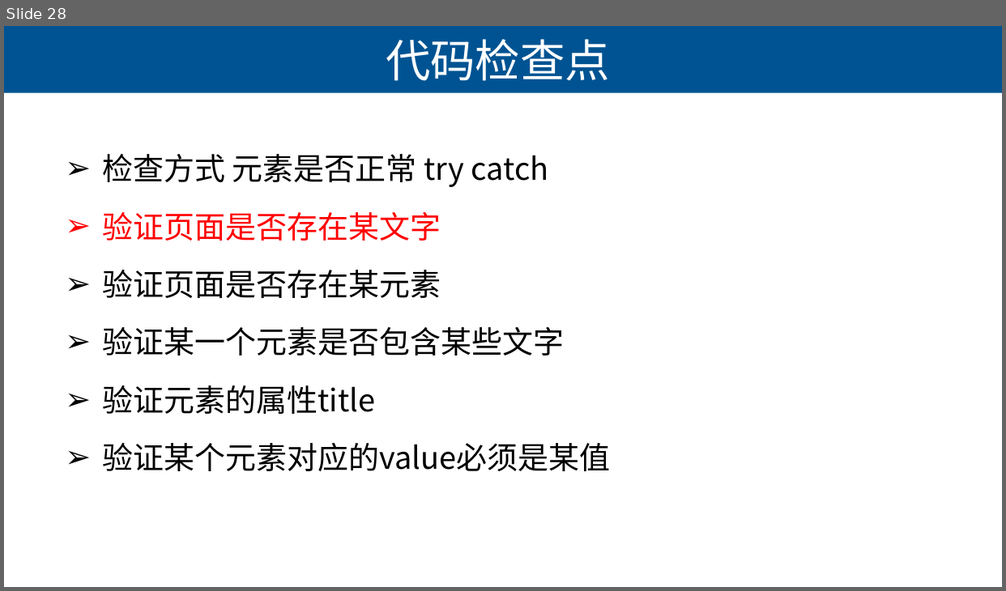
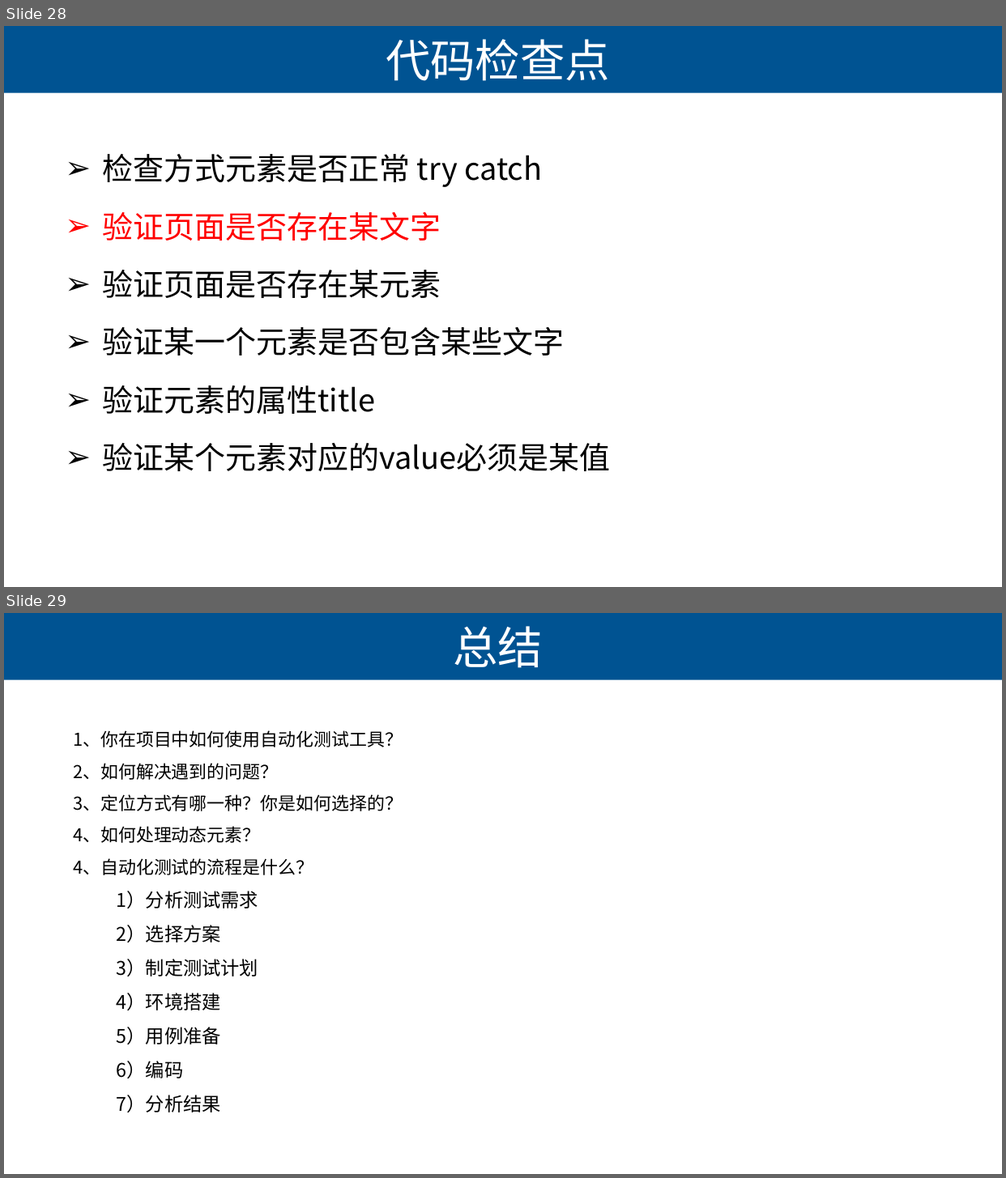
Before and after one commit to lihuanzhen2016/Selenium2019, a slide deck: PPT/05 WebDriver高级应用.pptx. Shown one above the other, each under a label of ours: slide 28 before the commit, slides 28 and 29 after it. The pictures are 1006x591 and 1006x1178 pixels, drawn with LibreOffice and Linux fonts; fonts in the diff are those of the drawing. Boxes give left, top, right and bottom in pixels: in the first picture for what was removed or moved away, otherwise in the second. Text is boxed around its words. In the diff, an @@ line names an element or a change of style, - is before the commit and + after.

```diff
--- a/PPT/05 WebDriver高级应用.pptx
+++ b/PPT/05 WebDriver高级应用.pptx
@@ slide 29 added at box(4, 613, 1002, 1174), background #FFFFFF; not listed: 1 template element that a slide beside it also shows @@
@@ title added at box(453, 626, 543, 668), 32.4 pt, text #FFFFFF @@
+总结
@@ text added at box(73, 730, 403, 1113), 12.8 pt, text #000000 @@
+1、你在项目中如何使用自动化测试工具？
+2、如何解决遇到的问题？
+3、定位方式有哪一种？你是如何选择的？
+4、如何处理动态元素？
+4、自动化测试的流程是什么？
+  1）分析测试需求
+  2）选择方案
+  3）制定测试计划
+  4）环境搭建
+  5）用例准备
+  6）编码
+  7）分析结果
@@ slide 28 changed as well @@
@@ background #CCE8CF to #FFFFFF @@
@@ text at box(103, 154, 542, 187): spaces changed @@
-➢ 检查方式 元素是否正常 try catch
+➢ 检查方式元素是否正常 try catch
```
Also in this commit, not shown: 27 other slides changed, 1 other slide added, 3 slides removed, 1 other file.
